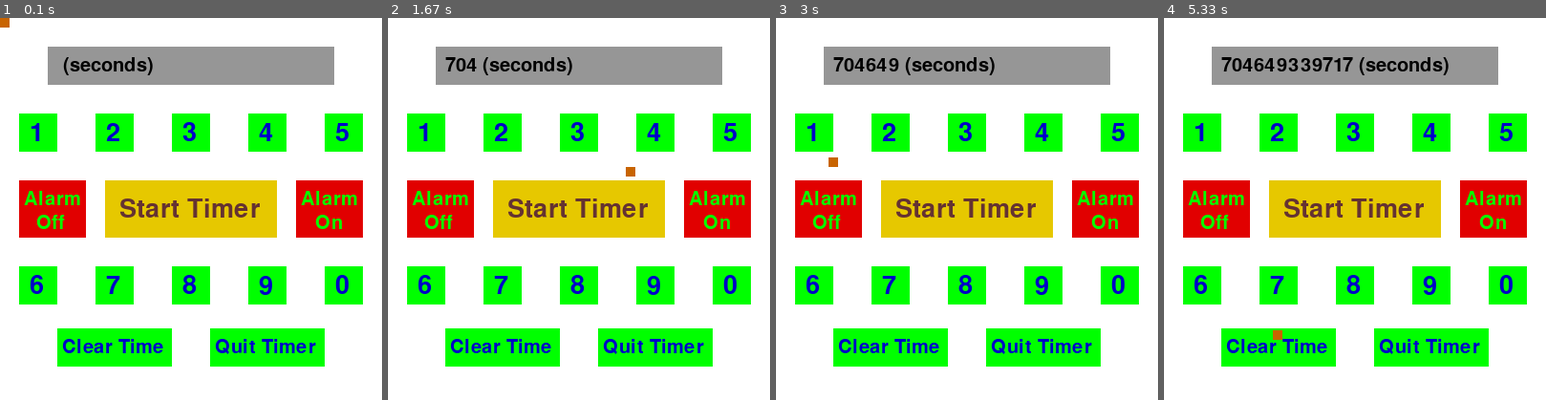
Above: before the commit, frames 1-4 (left to right).
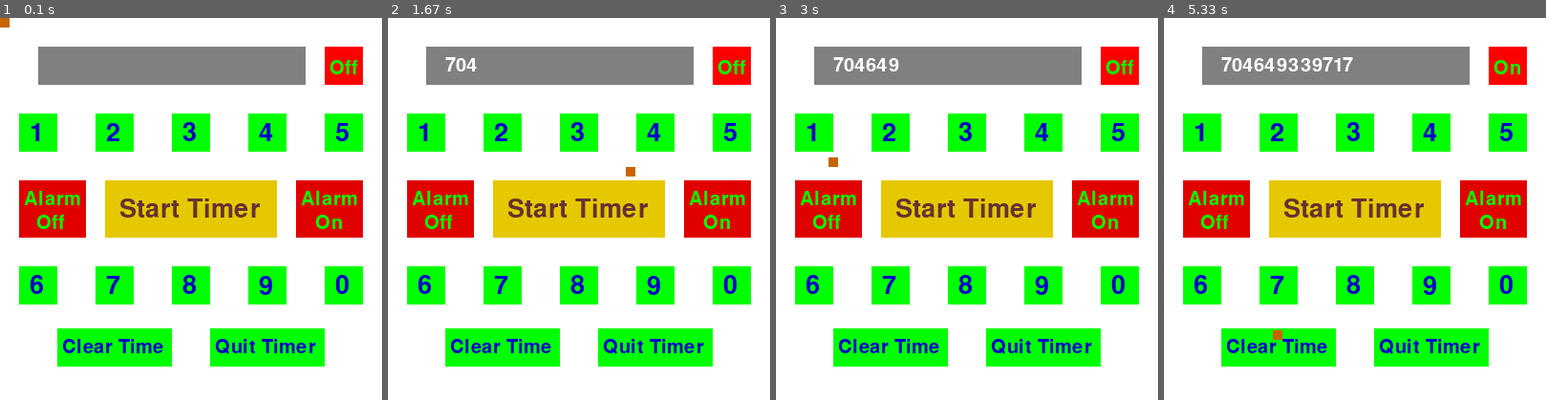
Above: after the commit, the same moments.

Repository: sudoer-Huatao/Pygame-Timer
Game: pygame game, started from timer.py
The game is run twice, just before and just after one commit, with the same random seed, the same clock (stepped at 60 frames per second) and the same inputs.
Inputs (mouse positions are in pixels of both pictures, inside the frame that each line leads up to):
- Up to frame 1 (0.1 s): no input
- Up to frame 2 (1.67 s): press the mouse at (502, 346) at 0.37 s; move the mouse to (556, 285) at 0.47 s; release the mouse at (609, 224) at 0.6 s; press the mouse at (502, 285) at 0.7 s; move the mouse to (590, 178) at 0.8 s; release the mouse at (678, 67) at 0.93 s; press the mouse at (731, 285) at 1.03 s; move the mouse to (605, 273) at 1.13 s; release the mouse at (479, 266) at 1.27 s; press the mouse at (655, 132) at 1.37 s; move the mouse to (640, 147) at 1.47 s; release the mouse at (624, 166) at 1.6 s
- Up to frame 3 (3 s): press the mouse at (829, 209) at 1.7 s; move the mouse to (886, 209) at 1.8 s; release the mouse at (944, 212) at 1.93 s; press the mouse at (814, 285) at 2.03 s; move the mouse to (909, 182) at 2.13 s; release the mouse at (1005, 79) at 2.27 s; press the mouse at (1043, 132) at 2.37 s; move the mouse to (1039, 231) at 2.47 s; release the mouse at (1039, 327) at 2.6 s; press the mouse at (1043, 285) at 2.7 s; move the mouse to (936, 220) at 2.8 s; release the mouse at (829, 155) at 2.93 s
- Up to frame 4 (5.33 s): press the mouse at (1355, 132) at 3.03 s; move the mouse to (1324, 224) at 3.13 s; release the mouse at (1293, 315) at 3.27 s; press the mouse at (1355, 132) at 3.37 s; move the mouse to (1408, 159) at 3.47 s; release the mouse at (1465, 186) at 3.6 s; press the mouse at (1492, 209) at 3.7 s; move the mouse to (1465, 220) at 3.8 s; release the mouse at (1439, 231) at 3.93 s; press the mouse at (1431, 285) at 4.03 s; move the mouse to (1435, 228) at 4.13 s; release the mouse at (1439, 174) at 4.27 s; press the mouse at (1278, 285) at 4.37 s; move the mouse to (1278, 231) at 4.47 s; release the mouse at (1278, 182) at 4.6 s; press the mouse at (1202, 132) at 4.7 s; move the mouse to (1278, 163) at 4.8 s; release the mouse at (1351, 193) at 4.93 s; press the mouse at (1278, 285) at 5.03 s; move the mouse to (1274, 308) at 5.13 s; release the mouse at (1270, 331) at 5.27 s

The runs differ from the first frame. In frame 1, 2.1% of the frame differs, in the area x 10-95%, y 7-18%; in frame 2, 2.3%; in frame 3, 2.5%; in frame 4, 2.8%.

Commit message:
Update timer.py

Diff:
--- a/timer.py
+++ b/timer.py
@@ -17,44 +17,51 @@
 
 pygame.init()
 mixer.init()
-pygame.display.set_caption("Timer")
+pygame.display.set_caption("Pygame Timer")
 # Define Surface
 gameDisplay = pygame.display.set_mode((400, 400))
 # Set Clock
 clock = pygame.time.Clock()
 green = (0, 255, 0)
+grey = (128, 128, 128)
 rectpos = (0, 0)
 # List to store user's set time
-seconds = []
-# A variable to determine whether or not to play the alarm
-alarm_state = ""
+seconds = [""]
+alarm_state = "Off"
 font = pygame.font.SysFont(None, 40)
 font2 = pygame.font.SysFont(None, 30)
-text = font2.render("".join(seconds), False, (0, 0, 200))
 # Set up alarm sound
 sound = mixer.Sound("bell.wav")
-
 
 ##################
 # Function Setup #
 ##################
 
 
+def remove_ls():
+    try:
+        seconds.remove("Times up!")
+    except:
+        return ""
+
+
 def start_timer():
     try:
         times = "".join(seconds)
+        times = times.lstrip("0")
         final_time = int(times)
-        gameDisplay.blit(font.render(times, True, (0, 0, 200)), (150, 125))
-        start_time = time.monotonic()
         time.sleep(final_time)
-        end_time = time.monotonic()
-        elapsed_time = end_time - start_time
-        if alarm_state == "on":
+
+        if alarm_state == "On":
             sound.play()
-        print(elapsed_time)
+
+        clear_timer()
+        seconds.append("Times up!")
+
     except:
-        print("Error")
-        quit()
+        print("Error.")
+        pygame.quit()
+        sys.exit()
 
 
 def clear_timer():
@@ -64,7 +71,6 @@
 def quit_timer():
     pygame.quit()
     sys.exit()
-    quit()
 
 
 ##########################
@@ -77,27 +83,38 @@
             if event.type == pygame.MOUSEMOTION:
                 # Move the timer's "mouse" accordingly to the real mouse
                 rectpos = event.pos
+
             if event.type == pygame.MOUSEBUTTONDOWN:
                 # Detect if the mouse presses down on the buttons
                 if mouse.colliderect(button1):
+                    remove_ls()
                     seconds.append("1")
                 if mouse.colliderect(button2):
+                    remove_ls()
                     seconds.append("2")
                 if mouse.colliderect(button3):
+                    remove_ls()
                     seconds.append("3")
                 if mouse.colliderect(button4):
+                    remove_ls()
                     seconds.append("4")
                 if mouse.colliderect(button5):
+                    remove_ls()
                     seconds.append("5")
                 if mouse.colliderect(button6):
+                    remove_ls()
                     seconds.append("6")
                 if mouse.colliderect(button7):
+                    remove_ls()
                     seconds.append("7")
                 if mouse.colliderect(button8):
+                    remove_ls()
                     seconds.append("8")
                 if mouse.colliderect(button9):
+                    remove_ls()
                     seconds.append("9")
                 if mouse.colliderect(button0):
+                    remove_ls()
                     seconds.append("0")
                 if mouse.colliderect(start):
                     start_timer()
@@ -107,11 +124,11 @@
                 if mouse.colliderect(exit_timer):
                     quit_timer()
                 if mouse.colliderect(off):
-                    alarm_state = "off"
-                    print("Alarm", alarm_state)
+                    alarm_state = "Off"
+
                 if mouse.colliderect(on):
-                    alarm_state = "on"
-                    print("Alarm", alarm_state)
+                    alarm_state = "On"
+
             if event.type == QUIT:
                 pygame.quit()
                 sys.exit()
@@ -139,7 +156,6 @@
         gameDisplay.blit(font.render("6", True, (0, 0, 200)), (31, 267.5))
 
         button7 = pygame.draw.rect(gameDisplay, green, Rect((100, 260), (40, 40)))
-
         gameDisplay.blit(font.render("7", True, (0, 0, 200)), (111, 267.5))
 
         button8 = pygame.draw.rect(gameDisplay, green, Rect((180, 260), (40, 40)))
@@ -150,6 +166,14 @@
 
         button0 = pygame.draw.rect(gameDisplay, green, Rect((340, 260), (40, 40)))
         gameDisplay.blit(font.render("0", True, (0, 0, 200)), (351, 267.5))
+
+        on = pygame.draw.rect(gameDisplay, (225, 0, 0), Rect((310, 170), (70, 60)))
+        gameDisplay.blit(font2.render("Alarm", True, green), (315, 180))
+        gameDisplay.blit(font2.render("On", True, green), (330, 205))
+
+        off = pygame.draw.rect(gameDisplay, (225, 0, 0), Rect((20, 170), (70, 60)))
+        gameDisplay.blit(font2.render("Alarm", True, green), (25, 180))
+        gameDisplay.blit(font2.render("Off", True, green), (38, 205))
 
         start = pygame.draw.rect(
             gameDisplay, (230, 200, 0), Rect((110, 170), (180, 60))
@@ -162,26 +186,24 @@
         exit_timer = pygame.draw.rect(gameDisplay, green, Rect((220, 325), (120, 40)))
         gameDisplay.blit(font2.render("Quit Timer", True, (0, 0, 200)), (225, 335))
 
-        display = pygame.draw.rect(
-            gameDisplay, (150, 150, 150), Rect((50, 30), (300, 40))
+        display = pygame.draw.rect(gameDisplay, grey, Rect((40, 30), (280, 40)))
+
+        alarm = pygame.draw.rect(gameDisplay, (255, 0, 0), Rect((340, 30), (40, 40)))
+
+        gameDisplay.blit(
+            font2.render(alarm_state, True, green),
+            (345, 43),
         )
 
-        off = pygame.draw.rect(gameDisplay, (225, 0, 0), Rect((20, 170), (70, 60)))
-        gameDisplay.blit(font2.render("Alarm", True, green), (25, 180))
-        gameDisplay.blit(font2.render("Off", True, green), (38, 205))
-
-        on = pygame.draw.rect(gameDisplay, (225, 0, 0), Rect((310, 170), (70, 60)))
-        gameDisplay.blit(font2.render("Alarm", True, green), (315, 180))
-        gameDisplay.blit(font2.render("On", True, green), (330, 205))
-
         mouse = pygame.draw.rect(gameDisplay, (200, 100, 0), Rect((rectpos), (10, 10)))
 
         gameDisplay.blit(
-            font2.render(("".join(seconds) + " (seconds)"), True, (0, 0, 0)), (60, 40)
+            font2.render("".join(seconds), True, (255, 255, 255)),
+            (60, 40),
         )
-        # Tick the Clock
-        clock.tick(30)
-        # Update the screen
+
+        clock.tick(60)
         pygame.display.update()
+
     except SyntaxError:
         quit()
